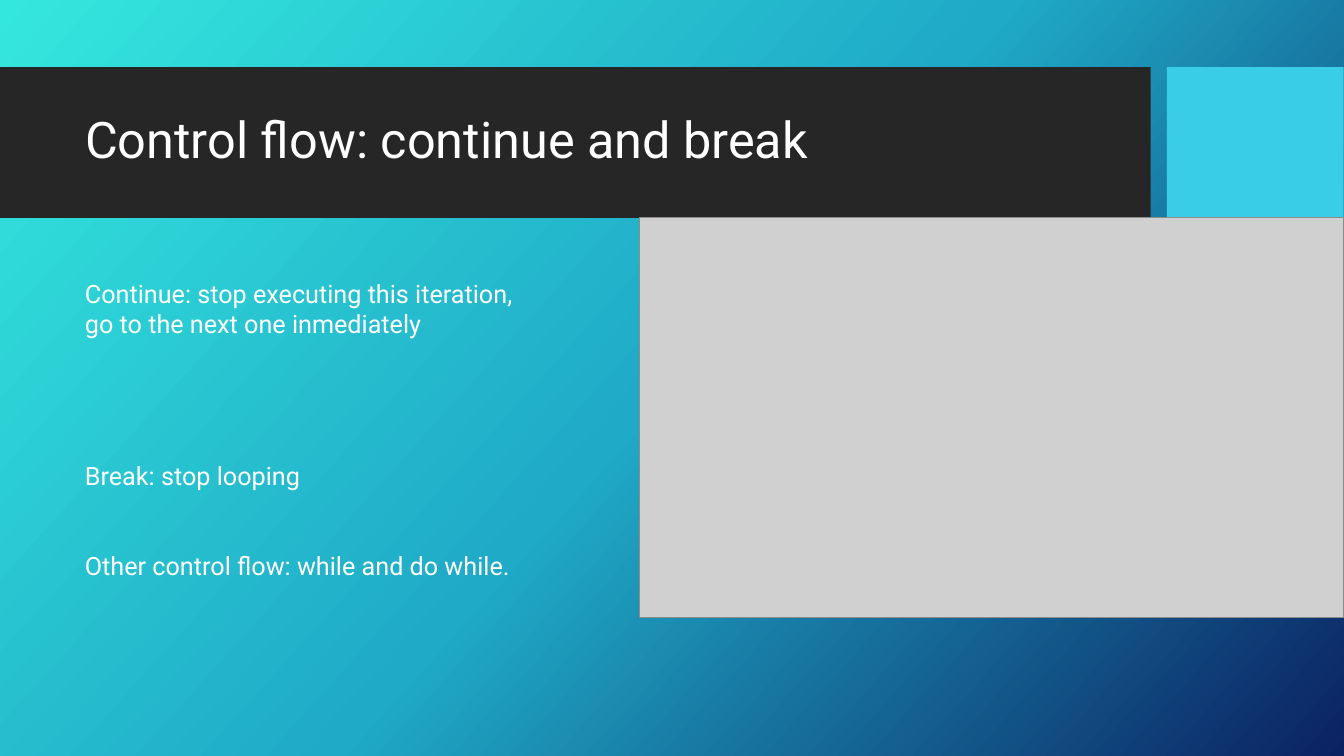
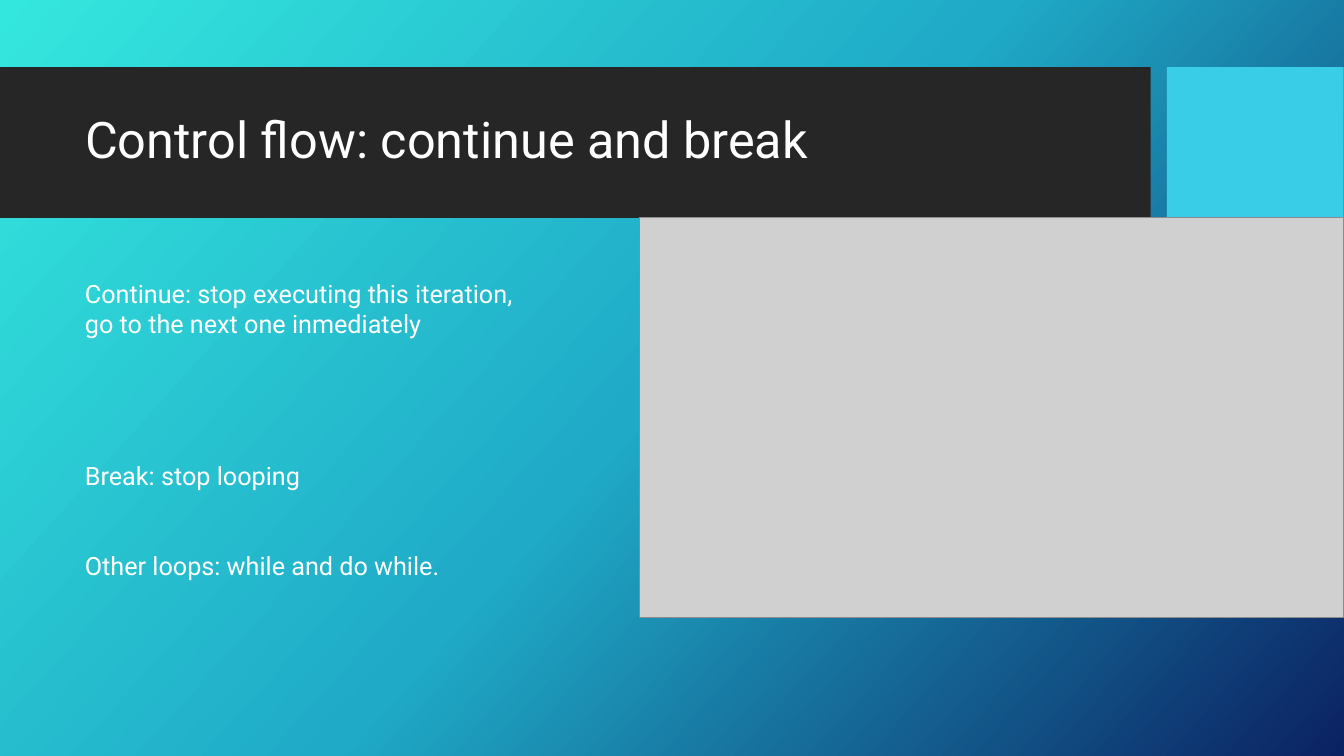
Before and after one commit to GDSC-ADEK/dart-flutter-course, a slide deck: slide 26 of week2/week2_slideshow.pptx. Drawn at 1344x756 pixels with LibreOffice and Linux fonts; fonts in the diff are those of the drawing; grey boxes stand for pictures; background and template pictures are left out. Boxes give left, top, right and bottom in pixels: in the first picture for what was removed or moved away, otherwise in the second. Text is boxed around its words. In the diff, an @@ line names an element or a change of style, - is before the commit and + after.

```diff
--- a/week2/week2_slideshow.pptx
+++ b/week2/week2_slideshow.pptx
@@ text at [85,556,439,580]: text changed @@
-Other control flow: while and do while.
+Other loops: while and do while.
```
Also in this commit, not shown: 11 other slides changed, 1 slide added, 6 other files.
